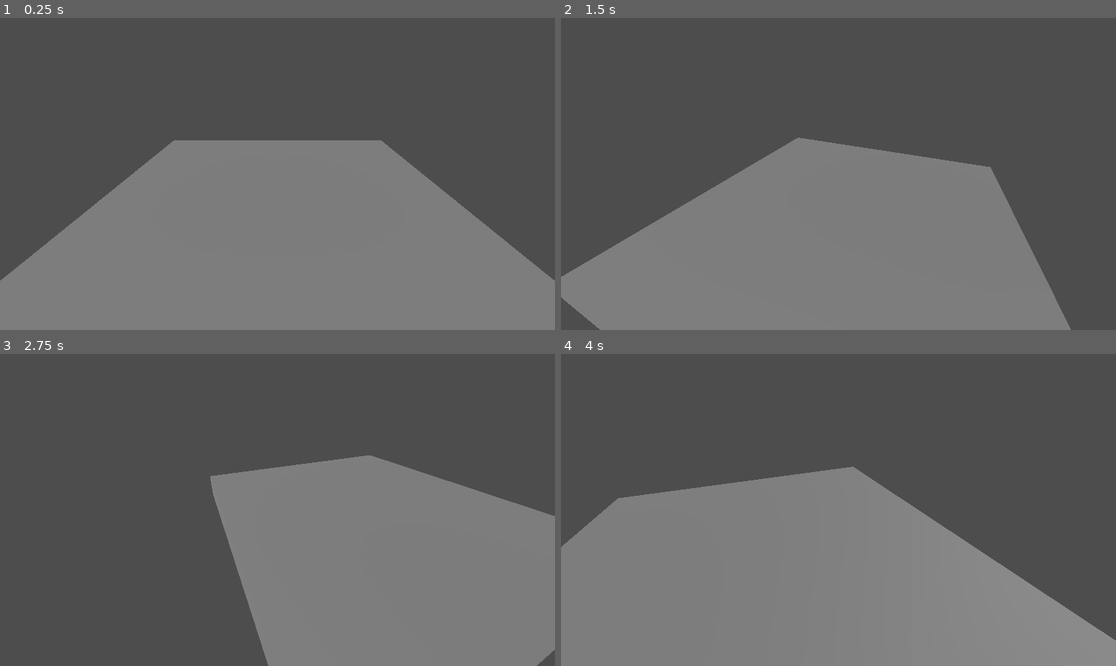
Above: before the commit, frames 1-4 (two rows, left to right).
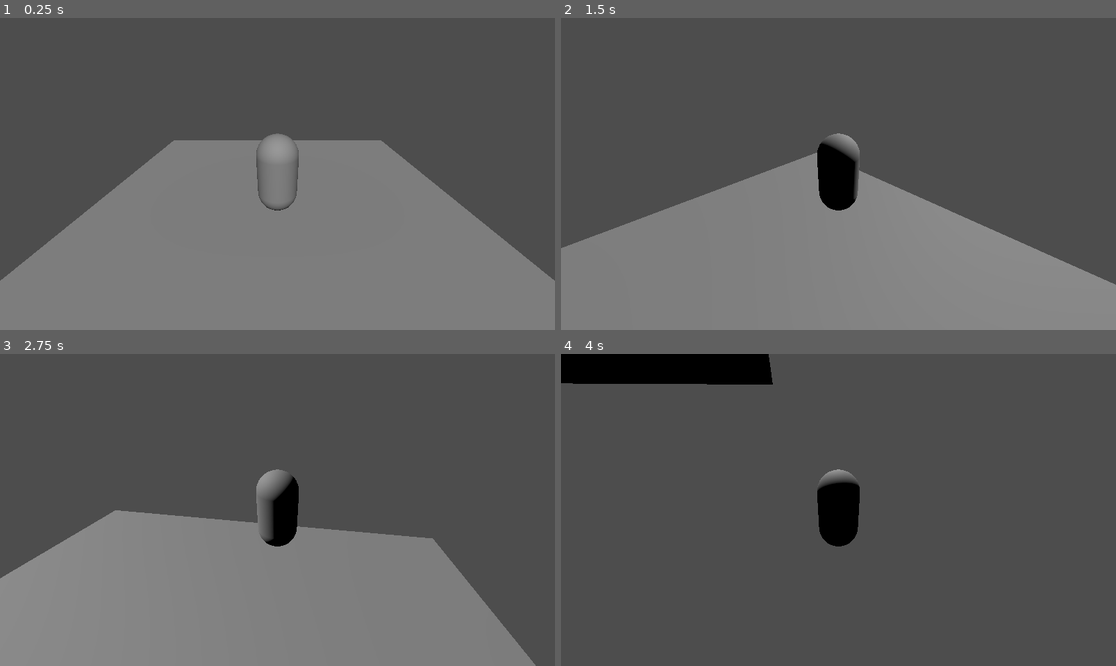
Above: after the commit, the same moments.

Repository: cwhcgit/shovel-jam-3d-platformer
Game: Godot game, scene res://scenes/main.tscn
The game is run twice, just before and just after one commit, with the same random seed, the same clock (stepped at 60 frames per second) and the same inputs.
Inputs:
- Up to frame 1 (0.25 s): no input
- Up to frame 2 (1.5 s): tap Enter at 0.5 s; hold Right (right_move) 0.53-1.28 s; tap Space (jump) at 0.77 s; hold Down (down_move) from 1.28 s (still down)
- Up to frame 3 (2.75 s): tap Space (jump) at 1.52 s; release Down (down_move) at 2.03 s; hold Right (right_move) from 2.03 s (still down)
- Up to frame 4 (4 s): release Right (right_move) at 2.78 s; hold Up (up_move) 2.78-3.53 s; tap Space (jump) at 3.02, 3.77 s; hold Left (left_move) from 3.53 s (still down)

The runs differ from the first frame. In frame 1, 0.3% of the frame differs, in the area x 46-54%, y 36-62%; in frame 2, 10%; in frame 3, 35%; in frame 4, 50%, in the area x 0-100%, y 0-100%.

Commit message:
add placeholder mesh and wasd movement

Diff:
--- a/project.godot
+++ b/project.godot
@@ -25,20 +25,24 @@
 left_move={
 "deadzone": 0.2,
 "events": [Object(InputEventKey,"resource_local_to_scene":false,"resource_name":"","device":-1,"window_id":0,"alt_press …(195 unchanged characters)…
+, Object(InputEventKey,"resource_local_to_scene":false,"resource_name":"","device":-1,"window_id":0,"alt_pressed":false,"shift_pressed":false,"ctrl_pressed":false,"meta_pressed":false,"pressed":false,"keycode":0,"physical_keycode":65,"key_label":0,"unicode":97,"location":0,"echo":false,"script":null)
 ]
 }
 right_move={
 "deadzone": 0.2,
 "events": [Object(InputEventKey,"resource_local_to_scene":false,"resource_name":"","device":-1,"window_id":0,"alt_press …(195 unchanged characters)…
+, Object(InputEventKey,"resource_local_to_scene":false,"resource_name":"","device":-1,"window_id":0,"alt_pressed":false,"shift_pressed":false,"ctrl_pressed":false,"meta_pressed":false,"pressed":false,"keycode":0,"physical_keycode":68,"key_label":0,"unicode":100,"location":0,"echo":false,"script":null)
 ]
 }
 down_move={
 "deadzone": 0.2,
 "events": [Object(InputEventKey,"resource_local_to_scene":false,"resource_name":"","device":-1,"window_id":0,"alt_press …(195 unchanged characters)…
+, Object(InputEventKey,"resource_local_to_scene":false,"resource_name":"","device":-1,"window_id":0,"alt_pressed":false,"shift_pressed":false,"ctrl_pressed":false,"meta_pressed":false,"pressed":false,"keycode":0,"physical_keycode":83,"key_label":0,"unicode":115,"location":0,"echo":false,"script":null)
 ]
 }
 up_move={
 "deadzone": 0.2,
 "events": [Object(InputEventKey,"resource_local_to_scene":false,"resource_name":"","device":-1,"window_id":0,"alt_press …(195 unchanged characters)…
+, Object(InputEventKey,"resource_local_to_scene":false,"resource_name":"","device":-1,"window_id":0,"alt_pressed":false,"shift_pressed":false,"ctrl_pressed":false,"meta_pressed":false,"pressed":false,"keycode":0,"physical_keycode":87,"key_label":0,"unicode":119,"location":0,"echo":false,"script":null)
 ]
 }
--- a/scenes/player.tscn
+++ b/scenes/player.tscn
@@ -1,8 +1,10 @@
-[gd_scene load_steps=3 format=3 uid="uid://dcal83x5f8wkq"]
+[gd_scene load_steps=4 format=3 uid="uid://dcal83x5f8wkq"]
 
 [ext_resource type="Script" uid="uid://c3aeosj78537p" path="res://scripts/player.gd" id="1_f8w1j"]
 
 [sub_resource type="CapsuleShape3D" id="CapsuleShape3D_v813g"]
+
+[sub_resource type="CapsuleMesh" id="CapsuleMesh_c2x8f"]
 
 [node name="Player" type="CharacterBody3D"]
 script = ExtResource("1_f8w1j")
@@ -10,6 +12,9 @@
 [node name="CollisionShape3D" type="CollisionShape3D" parent="."]
 shape = SubResource("CapsuleShape3D_v813g")
 
+[node name="MeshInstance3D" type="MeshInstance3D" parent="."]
+mesh = SubResource("CapsuleMesh_c2x8f")
+
 [node name="SpringArm3D" type="SpringArm3D" parent="."]
 transform = Transform3D(1, 0, 0, 0, 0.866025, 0.5, 0, -0.5, 0.866025, 0, 0, 0)
 spring_length = 5.0
--- a/scripts/player.gd
+++ b/scripts/player.gd
@@ -3,7 +3,7 @@
 
 const SPEED = 5.0
 const JUMP_VELOCITY = 4.5
-const ROTATION_SPEED = 5.0
+const ROTATION_SPEED = 2.0
 
 # Get the gravity from the project settings to be synced with RigidBody nodes.
 var gravity = ProjectSettings.get_setting("physics/3d/default_gravity")
